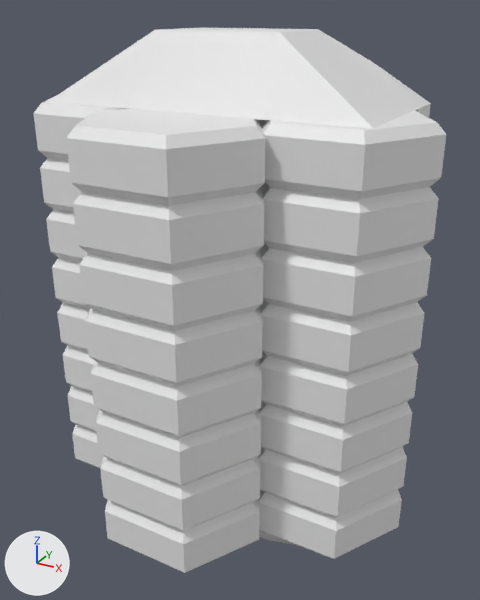
The OBJ model models/station/expansion_cargo_bay_e.obj, before and after one commit.
The view is the same before and after, from a 50 mm lens placed at (1.53, -2.76, 0.09), pointed at (0.1, -0.15, -1.22). The axes (+X, +Y, +Z) are drawn at lower left. The lights are the same throughout. Where no turn or scale is listed for an object, it has been applied to the vertices.

The older version as bpy lines, for what is in view:
```python
me_cube_002 = bpy.data.meshes.new('Cube.002')
me_cube_002.from_pydata(...)  # 542 vertices, 1068 faces; spans x -0.98..0.98, y -0.9..0.4, z -2.6..0.0
ob_cube_002 = bpy.data.objects.new('Cube.002', me_cube_002)
ob_cube_002.location = (0.0, 0.0, 0.0)
```
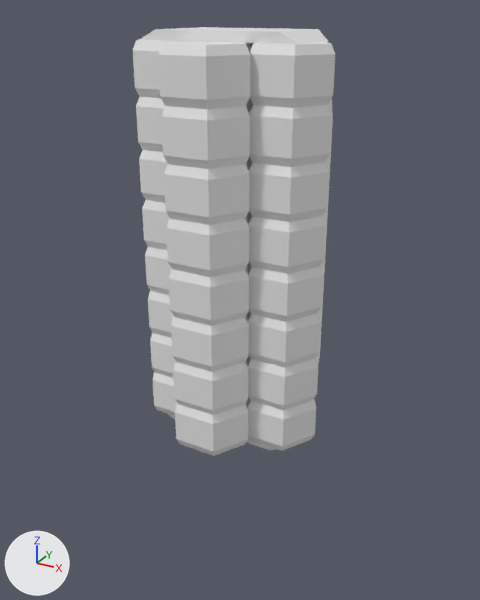
The change in detail:
me_cube_002 is used by ob_cube_002; location (0.0, 0.0, 0.0).
me_cube_002 had 542 vertices, 1068 faces and spanned x -0.98..0.98, y -0.9..0.4, z -2.6..0.0.
me_cube_002 now has 542 vertices, 1068 faces and spans x -0.49..0.49, y -0.45..0.2, z -2.0..0.0.
me_cube_002 part 1: the loose piece of 150 vertices spanning x 0.18..0.98, y -0.49..0.2, z -2.29..-0.31 is scaled about its middle by (0.5, 0.5, 0.965), then moved by (-0.29, 0.07, 0.3).
me_cube_002 part 2: the loose piece of 200 vertices spanning x -0.42..0.42, y -0.9..-0.2, z -2.29..-0.31 is scaled about its middle by (0.5, 0.5, 0.965), then moved by (0.0, 0.27, 0.3).
me_cube_002 part 3: the loose piece of 150 vertices spanning x -0.98..-0.18, y -0.49..0.2, z -2.29..-0.31 is scaled about its middle by (0.5, 0.5, 0.965), then moved by (0.29, 0.07, 0.3).
me_cube_002 part 4: 36 of 542 vertices moved; they spanned x -0.78..0.78, y -0.4..0.4, z -2.6..-0.14 and now span x -0.39..0.39, y -0.2..0.2, z -2.0..-0.04; mean shift (0.0, -0.07, 0.35); largest move (0.78, 0.4, -2.29) -> (0.39, 0.2, -1.61).

Where the change shows, as pixel boxes [x1, y1, x2, y2] in the pictures (480 x 600 px; the box of a moved part takes in the faces that stretch with it):
'Cube.002', reshaped (51% narrower, 21% shorter)
    before: [33, 27, 446, 573]
    after: [133, 27, 335, 456]
part 1 of me_cube_002, moved or reshaped
    before: [258, 110, 446, 559]
    after: [247, 41, 335, 451]
part 2 of me_cube_002, moved or reshaped
    before: [66, 109, 265, 573]
    after: [158, 41, 250, 456]
part 3 of me_cube_002, moved or reshaped
    before: [33, 95, 127, 468]
    after: [133, 39, 176, 416]
part 4 of me_cube_002, moved or reshaped
    before: [48, 29, 431, 545]
    after: [140, 29, 333, 450]
